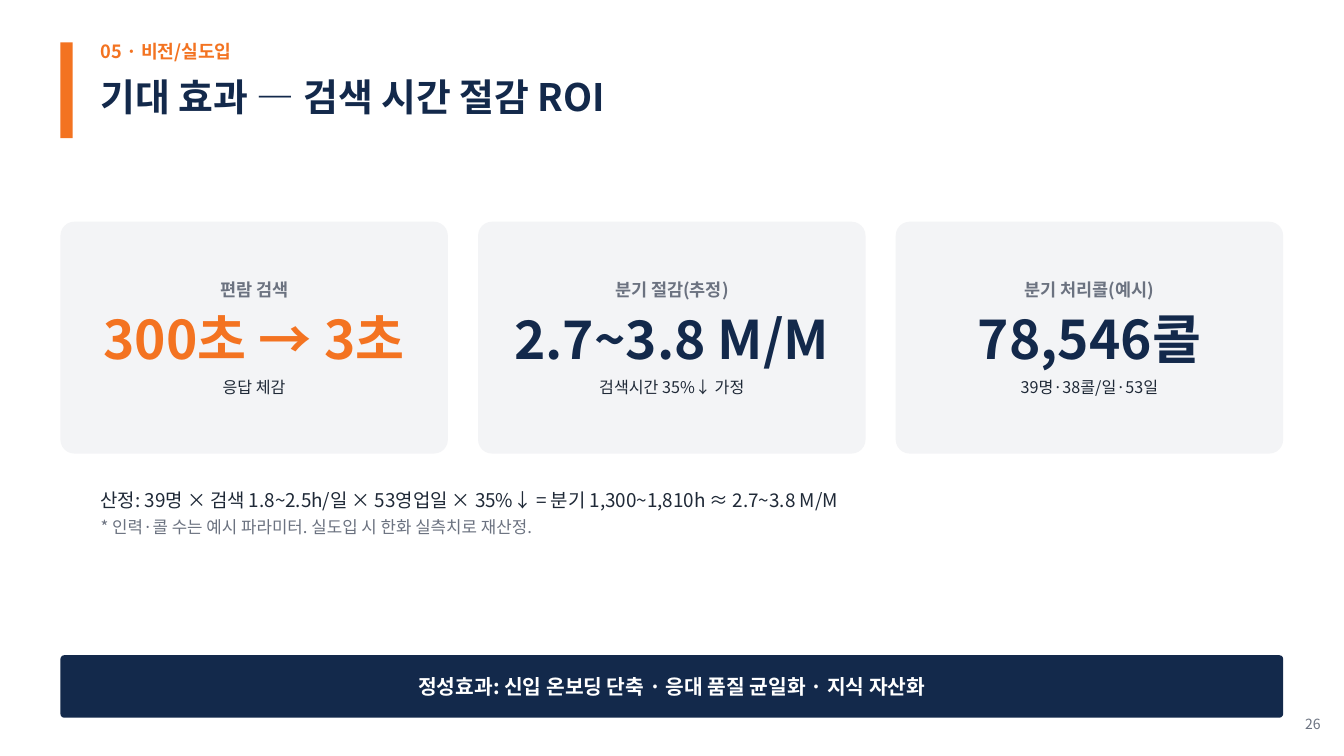
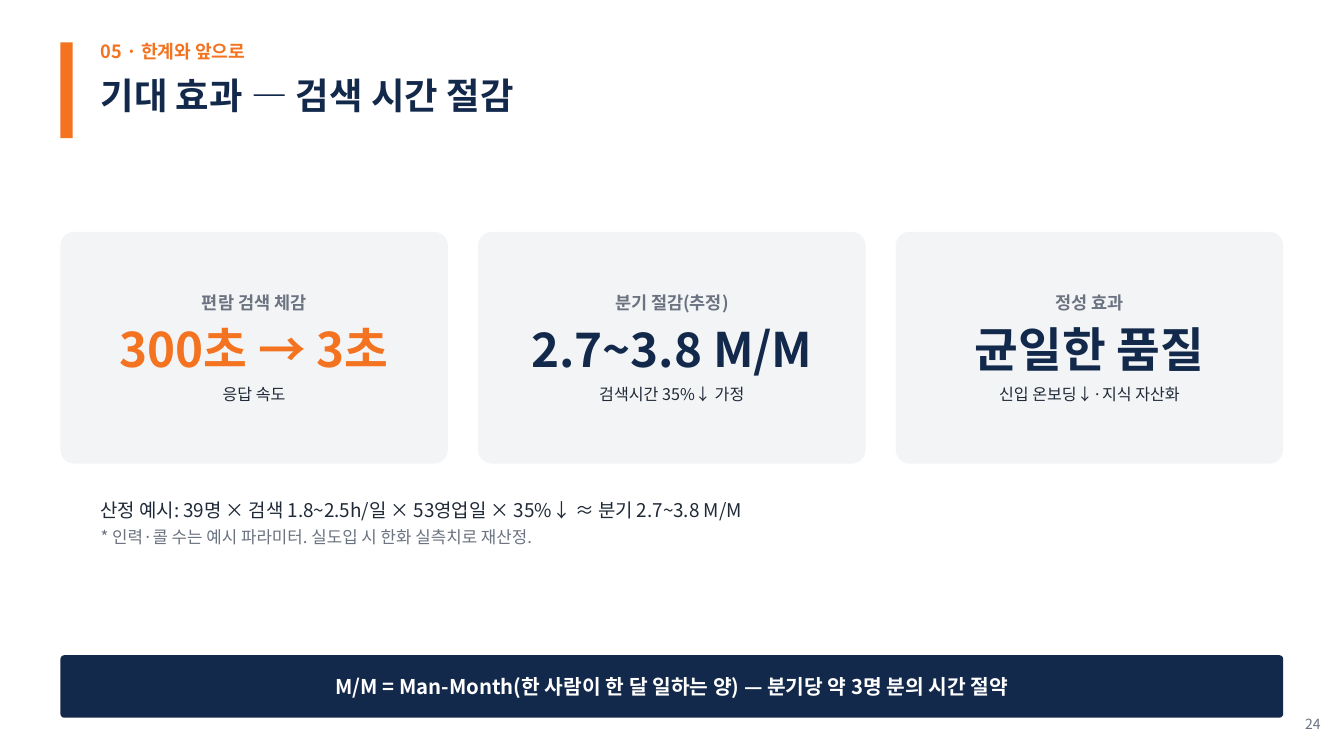
Before and after one commit to woochichichi/2026_HICT_ChatBot, a slide deck: slide 24 of docs/presentation/한화투자증권_AI상담_PoC_30min.pptx (slide 26 before the commit). Drawn at 1344x756 pixels with LibreOffice and Linux fonts; fonts in the diff are those of the drawing. Boxes give left, top, right and bottom in pixels: in the first picture for what was removed or moved away, otherwise in the second. Text is boxed around its words. In the diff, an @@ line names an element or a change of style, - is before the commit and + after.

```diff
--- a/docs/presentation/한화투자증권_AI상담_PoC_30min.pptx
+++ b/docs/presentation/한화투자증권_AI상담_PoC_30min.pptx
@@ text at (x1=101, y1=42, x2=245, y2=60): text changed @@
-05 · 비전/실도입
+05 · 한계와 앞으로
@@ text at (x1=101, y1=78, x2=514, y2=113): text changed; size 27 to 26 pt @@
-기대 효과 — 검색 시간 절감 ROI
+기대 효과 — 검색 시간 절감
@@ 3 rounded rectangles moved together from (x1=60, y1=222, x2=1284, y2=454) to (x1=60, y1=232, x2=1284, y2=464) @@
@@ text in rounded rectangle at (x1=202, y1=294, x2=306, y2=311): text changed @@
-편람 검색
+편람 검색 체감
@@ text in rounded rectangle at (x1=975, y1=294, x2=1205, y2=402): text changed; bold off @@
-분기 처리콜(예시)
-78,546콜
-39명·38콜/일·53일
+정성 효과
+균일한 품질
+신입 온보딩↓·지식 자산화
@@ text in rounded rectangle at (x1=120, y1=327, x2=389, y2=368): size 38 to 34 pt in "300초 → 3초" @@
@@ text in rounded rectangle at (x1=531, y1=328, x2=813, y2=376): size 38 to 34 pt in "2.7~3.8 M/M" @@
@@ text in rounded rectangle at (x1=223, y1=386, x2=286, y2=402): text changed @@
-응답 체감
+응답 속도
@@ text "산정 예시: 39명 × 검색 ..." moved from (x1=101, y1=491, x2=838, y2=535) to (x1=101, y1=501, x2=742, y2=545) @@
@@ text at (x1=101, y1=501, x2=742, y2=521): text changed @@
-산정: 39명 × 검색 1.8~2.5h/일 × 53영업일 × 35%↓ = 분기 1,300~1,810h ≈ 2.7~3.8 M/M
+산정 예시: 39명 × 검색 1.8~2.5h/일 × 53영업일 × 35%↓ ≈ 분기 2.7~3.8 M/M
@@ text in rounded rectangle at (x1=336, y1=677, x2=1008, y2=698): text changed @@
-정성효과: 신입 온보딩 단축 · 응대 품질 균일화 · 지식 자산화
+M/M = Man-Month(한 사람이 한 달 일하는 양) — 분기당 약 3명 분의 시간 절약
@@ text at (x1=1305, y1=718, x2=1321, y2=729): text changed @@
-26
+24
```
Also in this commit, not shown: 19 other slides changed, 8 slides added, 10 slides removed, 10 other files.
